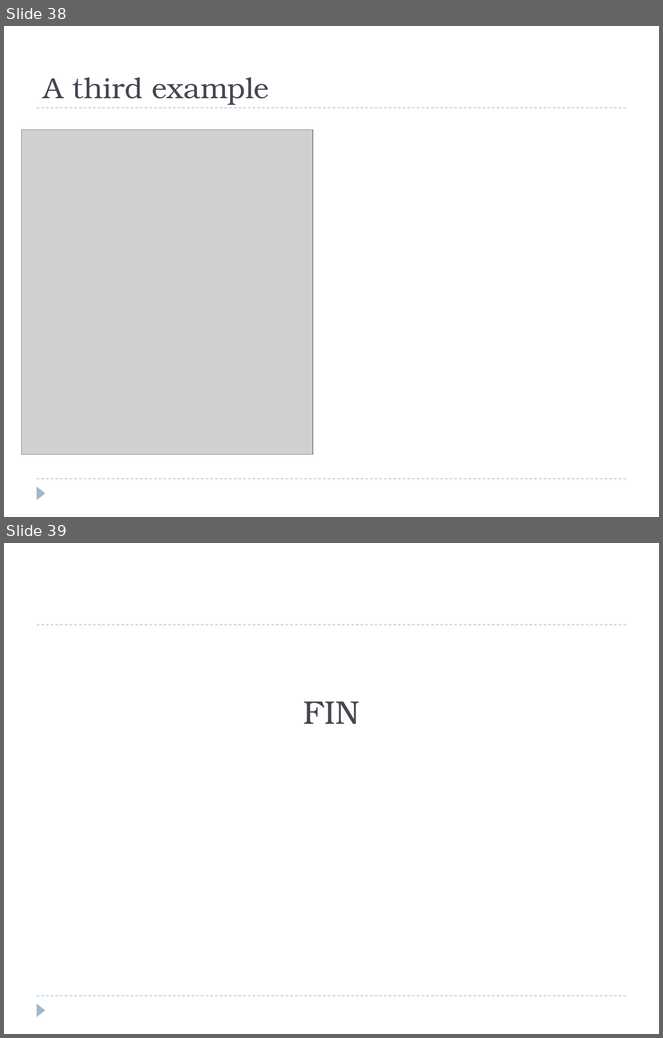
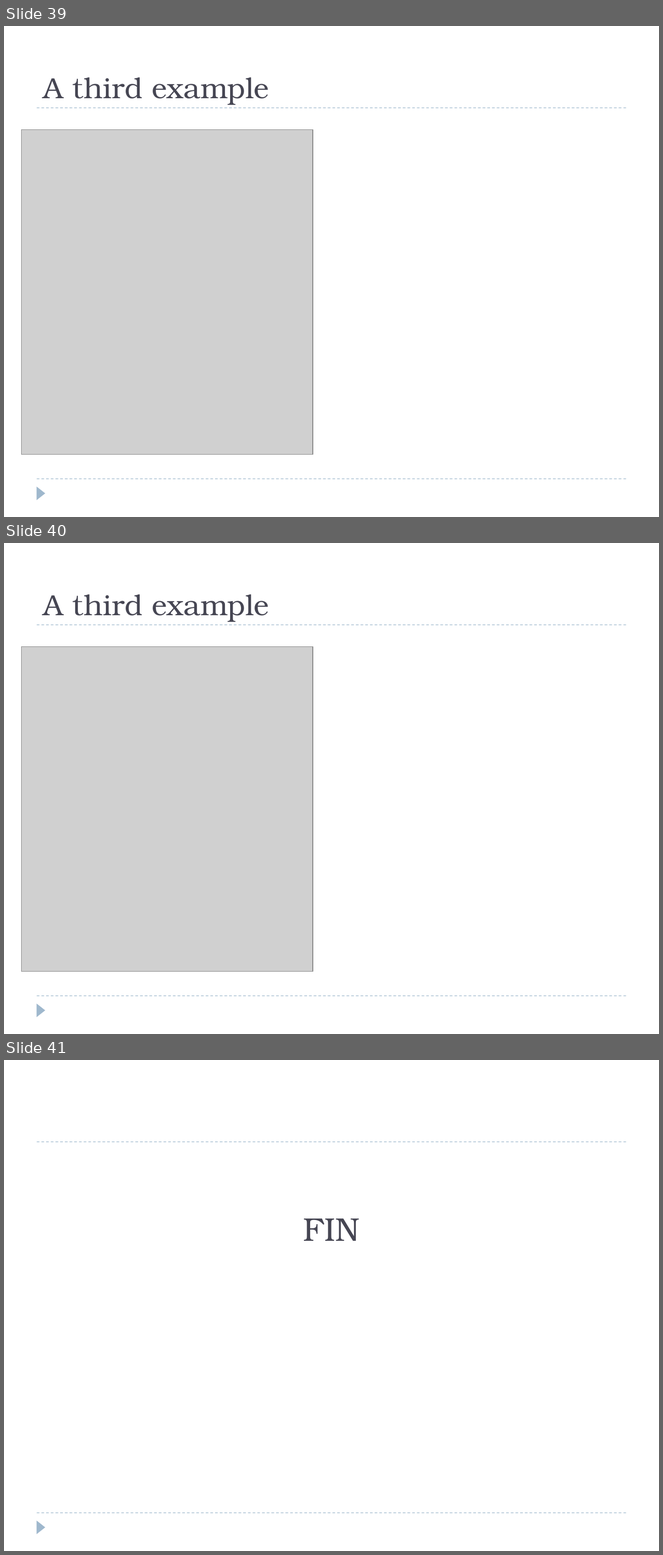
Before and after one commit to eldridgejm/dsc40b-2021-wi-public, a slide deck: published/lectures/02-time_complexity-pt_I/slides-wang.pptx. Shown one above the other, each under a label of ours: slides 38 and 39 before the commit, slides 39, 40 and 41 after it. The pictures are 663x1038 and 663x1555 pixels, drawn with LibreOffice and Linux fonts; fonts in the diff are those of the drawing; grey boxes stand for pictures. Boxes give left, top, right and bottom in pixels: in the first picture for what was removed or moved away, otherwise in the second. Text is boxed around its words. In the diff, an @@ line names an element or a change of style, - is before the commit and + after.

```diff
--- a/published/lectures/02-time_complexity-pt_I/slides-wang.pptx
+++ b/published/lectures/02-time_complexity-pt_I/slides-wang.pptx
@@ slide 40 added at [4,543,659,1034], background #FFFFFF; not listed: 3 template elements that a slide beside it also shows @@
@@ title added at [44,594,269,622], 32 pt, text #464653 @@
+A third example
@@ picture added at [22,646,313,971] @@
@@ picture added at [185,778,200,799] @@
@@ what was slide 38 is now slide 39 @@
@@ what was slide 39 is now slide 41 @@
```
Also in this commit, not shown: 3 slides changed, 2 other slides added, 1 slide removed, 1 other file.
